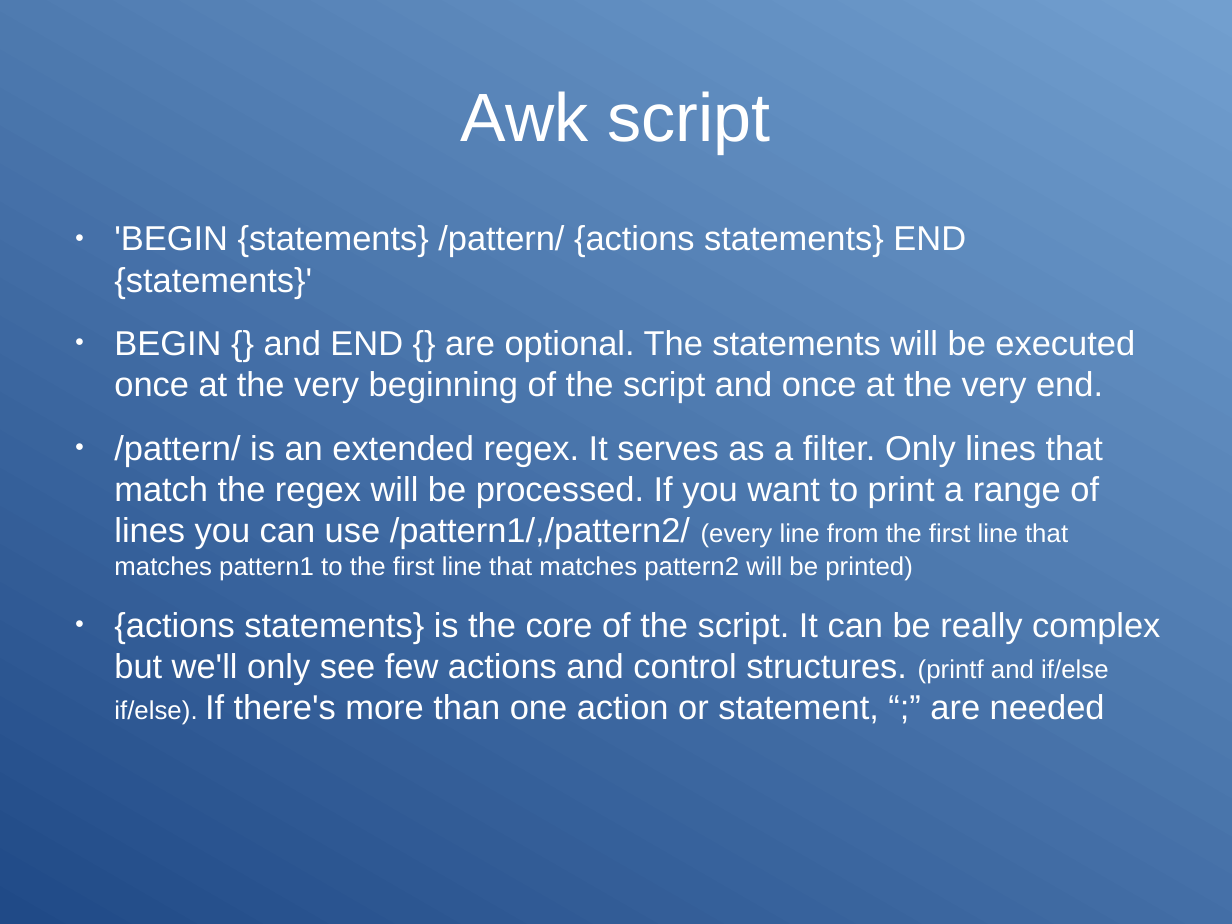
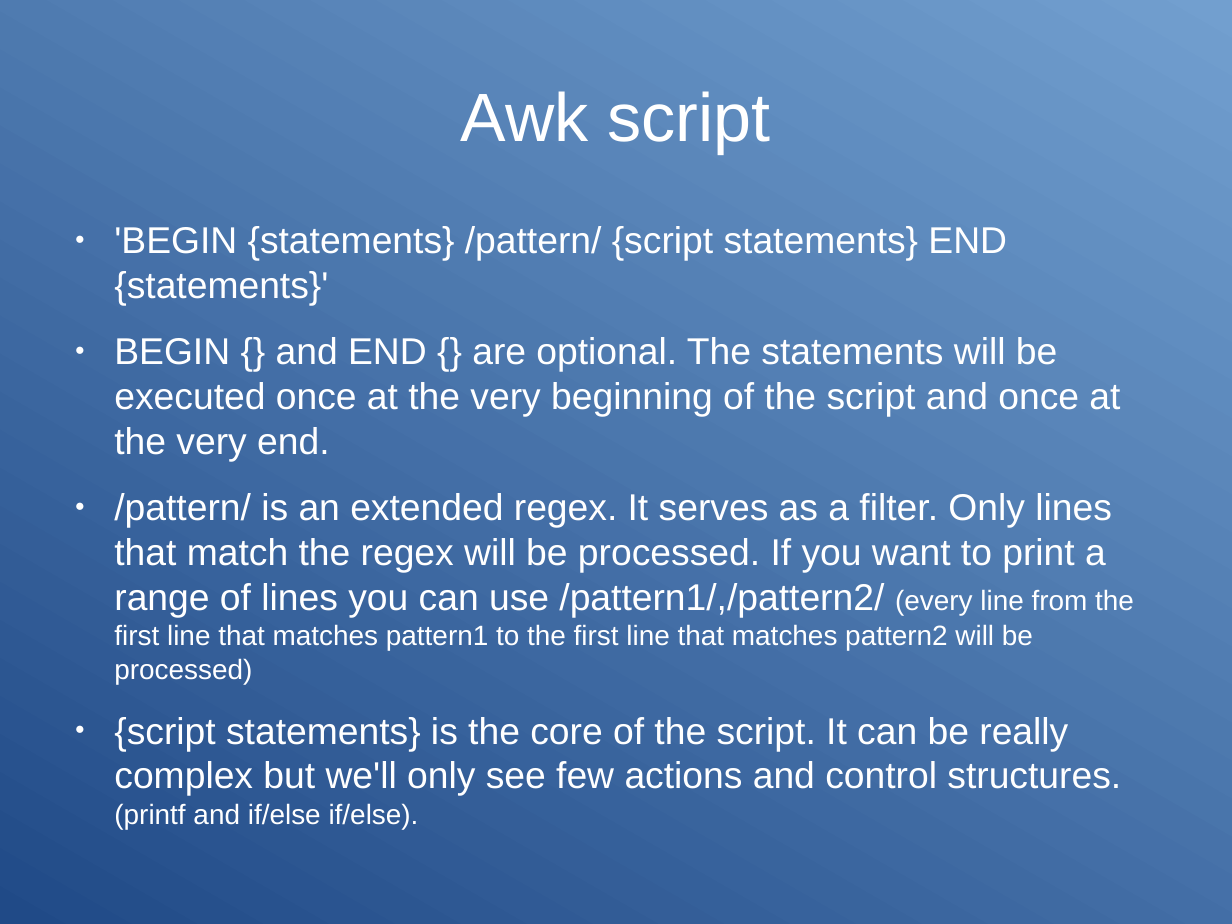
Before and after one commit to Clibre/An-introduction-to-bash, a slide deck: slide 67 of presentation.odp. Drawn at 1232x924 pixels with LibreOffice and Linux fonts; fonts in the diff are those of the drawing. Boxes give left, top, right and bottom in pixels: in the first picture for what was removed or moved away, otherwise in the second. Text is boxed around its words. In the diff, an @@ line names an element or a change of style, - is before the commit and + after.

```diff
--- a/presentation.odp
+++ b/presentation.odp
@@ text at (114,226,1007,305): text changed; size 22.2 to 24 pt @@
-● 'BEGIN {statements} /pattern/ {actions statements} END {statements}'
+● 'BEGIN {statements} /pattern/ {script statements} END {statements}'
@@ text at (114,337,1120,462): size 22.2 to 24 pt in "BEGIN {} and END {} are optional. ..." @@
@@ text at (114,493,1134,829): text changed; size 22.2 to 24 pt @@
-● /pattern/ is an extended regex. It serves as a filter. Only lines that match the regex will be processed. If you want to print a range of lines you can use /pattern1/,/pattern2/ (every line from the first line that matches pattern1 to the first line that matches pattern2 will be printed)
-● {actions statements} is the core of the script. It can be really complex but we'll only see few actions and control structures. (printf and if/else if/else). If there's more than one action or statement, “;” are needed
+● /pattern/ is an extended regex. It serves as a filter. Only lines that match the regex will be processed. If you want to print a range of lines you can use /pattern1/,/pattern2/ (every line from the first line that matches pattern1 to the first line that matches pattern2 will be processed)
+● {script statements} is the core of the script. It can be really complex but we'll only see few actions and control structures. (printf and if/else if/else).
```
Also in this commit, not shown: 20 other slides changed, 1 slide added, 1 slide removed, 2 other files.
